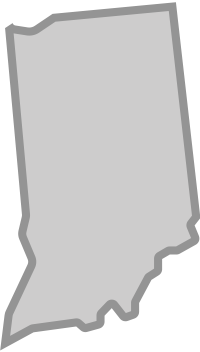
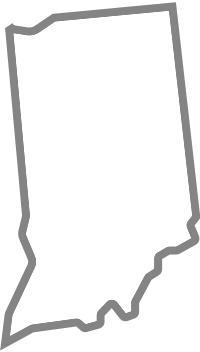
Two versions of the same layered image (200x352). Layer-by-layer changes:
pixels changed over <box>0,2,200,351</box> (layer not identified)
